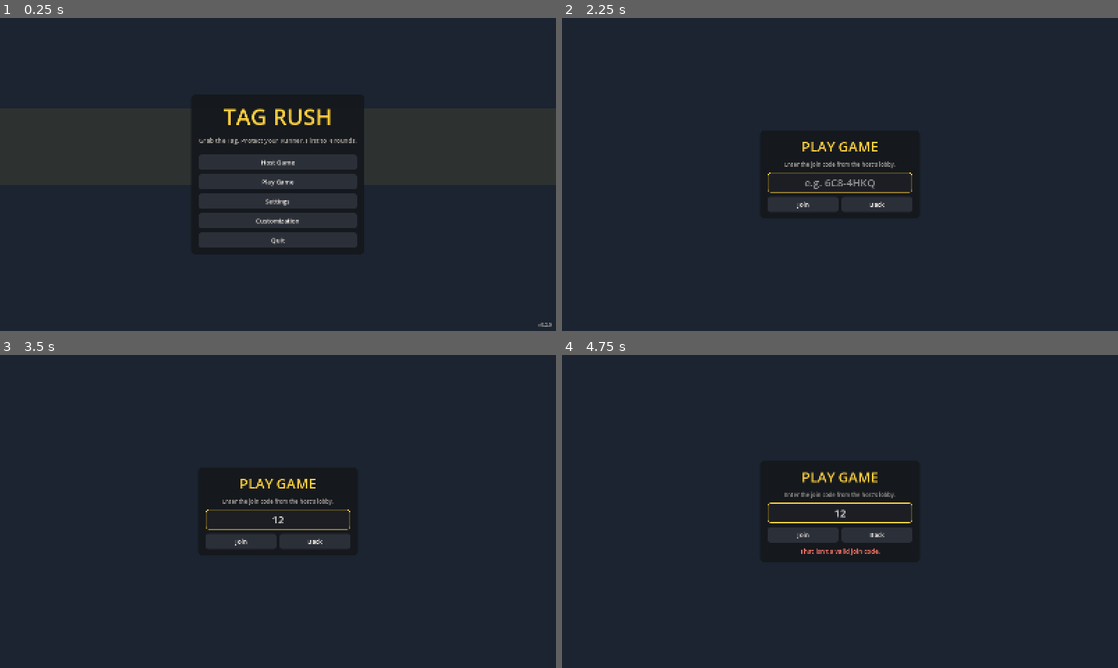
Above: before the commit, frames 1-4 (two rows, left to right).
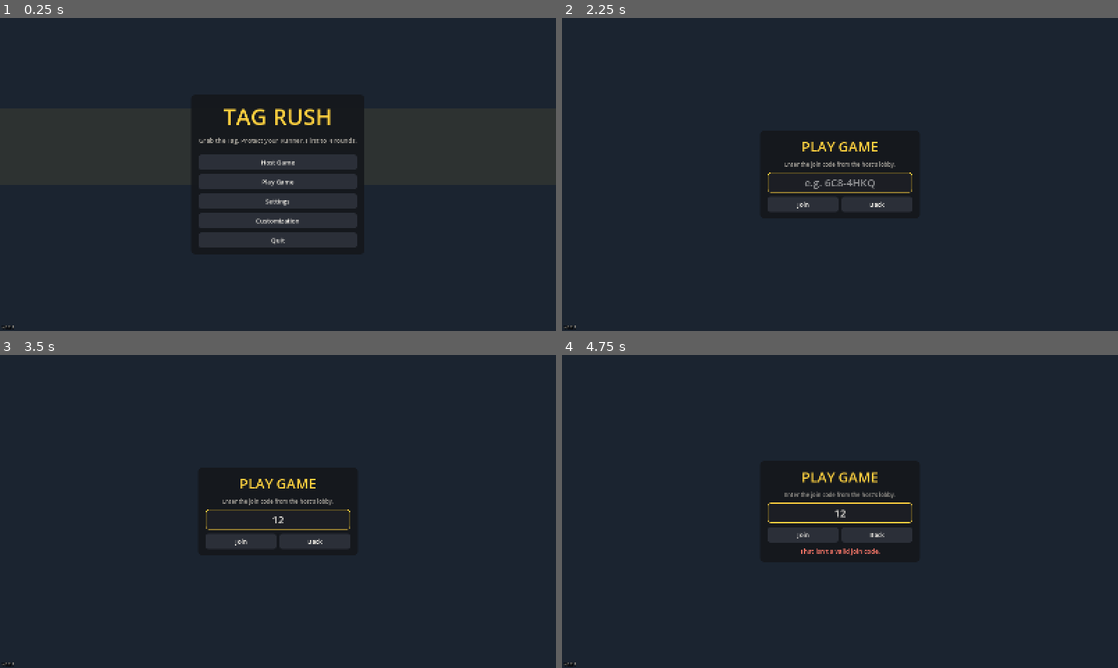
Above: after the commit, the same moments.

Repository: Kelaski/thepoopgame
Game: Godot game, scene res://scenes/main.tscn
The game is run twice, just before and just after one commit, with the same random seed, the same clock (stepped at 60 frames per second) and the same inputs. Sound files missing from this copy of the repository are replaced by a short silence.
Inputs (mouse positions are in pixels of both pictures, inside the frame that each line leads up to):
- Up to frame 1 (0.25 s): no input
- Up to frame 2 (2.25 s): click "Play Game" at 0.5 s; click "Back" at 1.25 s; click "Play Game" at 2 s
- Up to frame 3 (3.5 s): click (278, 520) at 2.77 s; type "12" at 2.85 s
- Up to frame 4 (4.75 s): click "Join" at 3.5 s; click (840, 511) at 4.27 s; type "12" at 4.35 s

The runs differ from the first frame. In frame 1, less than 0.1% of the frame differs, in the area x 0-100%, y 97-100%; in frame 2, less than 0.1%; in frame 3, less than 0.1%; in frame 4, less than 0.1%.

Commit message:
v0.2.1: Right Shift team chat, version label, stricter version check
- Team chat is Right Shift + Enter. Shift binds (the ability key) now only
  match Left Shift, so opening team chat no longer fires your addon.
- The version is shown in the bottom-left corner of every screen (menus,
  lobby, matches) on its own canvas layer; removed from the main menu's
  bottom-right.
- Only the same version can play together, including builds from before
  0.2.0 that can't send a version: the host drops connections that don't
  register within 5 s (with a message), and a client whose host never
  accepts it leaves after ~6 s with a message instead of an empty lobby.
- Version 0.2.1, CHANGELOG and README updated.

Diff:
--- a/scripts/autoload/net.gd
+++ b/scripts/autoload/net.gd
@@ -20,6 +20,7 @@
 const MAX_PER_TEAM := 8
 const MAX_PLAYERS := 16
 const UPNP_TIMEOUT_MS := 2000
+const REGISTER_TIMEOUT := 5.0  # seconds a new connection has to register (and show its version)
 
 var lan_code := ""     # host: code for players on the same network
 var online_code := ""  # host: code for players anywhere (needs the port open)
@@ -247,6 +248,14 @@
 	register.rpc_id(1, Settings.g("player_name"), Settings.g("weapon"), Settings.g("addon"), GameVersion.CURRENT)
 	upload_my_spray()
 	joined_ok.emit()
+	# Reverse check: a host on an older build never answers the registration.
+	get_tree().create_timer(REGISTER_TIMEOUT + 1.0).timeout.connect(_check_accepted.bind(multiplayer.multiplayer_peer))
+
+
+func _check_accepted(peer: MultiplayerPeer) -> void:
+	if online and multiplayer.multiplayer_peer == peer and not players.has(my_id()) and _reject_reason == "":
+		leave()
+		disconnected.emit("The host didn't accept you. They're probably on a different version (you're on %s)." % GameVersion.CURRENT)
 
 
 func _on_connection_failed() -> void:
@@ -278,8 +287,17 @@
 		multiplayer.multiplayer_peer.disconnect_peer(id)
 
 
-func _on_peer_connected(_id: int) -> void:
-	pass  # Wait for the client to register.
+func _on_peer_connected(id: int) -> void:
+	# Wait for the client to register (which carries its version). Builds from
+	# before 0.2.0 can't register at all (different RPC), so anyone who hasn't
+	# registered in time is on another version and gets dropped.
+	if multiplayer.is_server():
+		get_tree().create_timer(REGISTER_TIMEOUT).timeout.connect(_check_registered.bind(id))
+
+
+func _check_registered(id: int) -> void:
+	if multiplayer.is_server() and not players.has(id) and id in multiplayer.get_peers():
+		_reject(id, "Couldn't join: you're probably on a different version. The host is on %s." % GameVersion.CURRENT)
 
 
 func _on_peer_disconnected(id: int) -> void:
--- a/scripts/autoload/settings.gd
+++ b/scripts/autoload/settings.gd
@@ -26,7 +26,7 @@
 	["scoreboard", "Scoreboard", "k", KEY_TAB],
 	["loadout", "Loadout Menu (while dead)", "k", KEY_B],
 	["spray", "Spray", "k", KEY_T],
-	["chat", "Chat (hold Shift for team chat)", "k", KEY_ENTER],
+	["chat", "Chat (hold Right Shift for team chat)", "k", KEY_ENTER],
 ]
 
 const DEFAULTS := {
@@ -268,6 +268,10 @@
 		return m
 	var k := InputEventKey.new()
 	k.physical_keycode = b[1]
+	if b[1] == KEY_SHIFT:
+		# Right Shift is reserved for team chat (Right Shift + Enter), so a Shift
+		# bind (the ability key by default) only means Left Shift.
+		k.location = KEY_LOCATION_LEFT
 	return k
 
 
@@ -275,6 +279,8 @@
 	var b: Array = binds.get(action, ["k", 0])
 	if b[0] == "m":
 		return MOUSE_NAMES.get(b[1], "Mouse %d" % b[1])
+	if b[1] == KEY_SHIFT:
+		return "Left Shift"
 	return OS.get_keycode_string(b[1])
 
 
--- a/scripts/data/game_version.gd
+++ b/scripts/data/game_version.gd
@@ -4,4 +4,4 @@
 ##   major: big overhauls          minor: new features / gameplay changes
 ##   patch: fixes and small tweaks
 
-const CURRENT := "0.2.0"
+const CURRENT := "0.2.1"
--- a/scripts/main.gd
+++ b/scripts/main.gd
@@ -35,6 +35,7 @@
 	var chat := ChatBox.new()
 	chat.name = "Chat"
 	ui_root.add_child(chat)
+	_add_version_label()
 	Net.joined_ok.connect(_on_joined)
 	Net.join_failed.connect(_on_join_failed)
 	Net.disconnected.connect(_on_disconnected)
@@ -43,6 +44,23 @@
 	Game.match_ended.connect(_on_match_ended)
 	if not _handle_cmdline():
 		show_main_menu()
+
+
+## Game version in the bottom-left corner of every screen (menus, lobby and
+## matches), on its own layer so menu backgrounds never cover it.
+func _add_version_label() -> void:
+	var layer := CanvasLayer.new()
+	layer.layer = 11
+	add_child(layer)
+	var l := UiKit.outlined("v" + GameVersion.CURRENT, 12, UiKit.MUTED, HORIZONTAL_ALIGNMENT_LEFT)
+	l.mouse_filter = Control.MOUSE_FILTER_IGNORE
+	layer.add_child(l)
+	l.set_anchors_and_offsets_preset(Control.PRESET_BOTTOM_LEFT)
+	l.grow_vertical = Control.GROW_DIRECTION_BEGIN
+	l.offset_left = 6
+	l.offset_right = 6
+	l.offset_top = -3
+	l.offset_bottom = -3
 
 
 func _handle_cmdline() -> bool:
--- a/scripts/ui/chat_box.gd
+++ b/scripts/ui/chat_box.gd
@@ -1,7 +1,7 @@
 class_name ChatBox
 extends Control
-## Chat window (bottom-left). Enter = all chat, Shift + Enter = team chat (the chat
-## key is rebindable; team chat is always Shift + it).
+## Chat window (bottom-left). Enter = all chat, Right Shift + Enter = team chat (the
+## chat key is rebindable; team chat is always Right Shift + it).
 ## Typing "/" at the start shows command autocomplete: Tab completes,
 ## Up / Down choose, Enter sends, Esc cancels.
 ## Messages are shown as plain text in Labels (no BBCode), so nothing a player
@@ -13,6 +13,7 @@
 
 var typing := false
 var team_only := false
+var _rshift := false  # Right Shift held (Godot can't tell the two Shifts apart from the Enter event)
 
 var _col: VBoxContainer
 var _log: VBoxContainer
@@ -84,14 +85,18 @@
 
 
 func _input(event: InputEvent) -> void:
-	if not (event is InputEventKey) or not event.pressed or event.echo:
+	if not (event is InputEventKey):
+		return
+	if event.keycode == KEY_SHIFT and event.location == KEY_LOCATION_RIGHT:
+		_rshift = event.pressed
+	if not event.pressed or event.echo:
 		return
 	if not typing:
 		if not Net.online or Game.ui_open:
 			return
 		if event.is_action("chat"):
-			# Shift + the chat key opens team chat (during a match).
-			_open(event.shift_pressed and Game.in_match)
+			# Right Shift + the chat key opens team chat (during a match).
+			_open(_rshift and Game.in_match)
 			get_viewport().set_input_as_handled()
 		return
 	match event.keycode:
@@ -111,6 +116,11 @@
 				_sel = posmod(_sel + 1, _matches.size())
 				_show_suggestions()
 				get_viewport().set_input_as_handled()
+
+
+func _notification(what: int) -> void:
+	if what == NOTIFICATION_APPLICATION_FOCUS_OUT:
+		_rshift = false  # the key-up never arrives if you alt-tab while holding it
 
 
 func _open(team: bool) -> void:
--- a/scripts/ui/main_menu.gd
+++ b/scripts/ui/main_menu.gd
@@ -34,14 +34,3 @@
 		m.autowrap_mode = TextServer.AUTOWRAP_WORD_SMART
 		m.custom_minimum_size.x = 380
 		v.add_child(m)
-
-	var ver := UiKit.label("v" + GameVersion.CURRENT, 14, UiKit.MUTED)
-	ver.mouse_filter = Control.MOUSE_FILTER_IGNORE
-	add_child(ver)
-	ver.set_anchors_and_offsets_preset(Control.PRESET_BOTTOM_RIGHT)
-	ver.grow_horizontal = Control.GROW_DIRECTION_BEGIN
-	ver.grow_vertical = Control.GROW_DIRECTION_BEGIN
-	ver.offset_left = -12
-	ver.offset_right = -12
-	ver.offset_top = -8
-	ver.offset_bottom = -8
Not shown, changed: CHANGELOG.md
